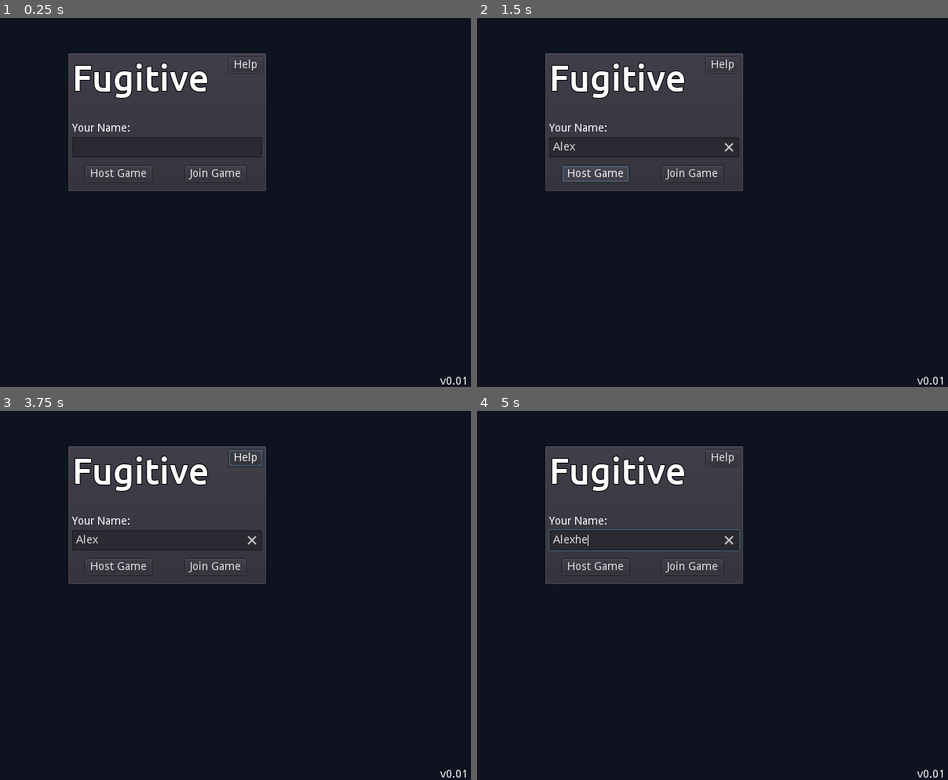
Above: before the commit, frames 1-4 (two rows, left to right).
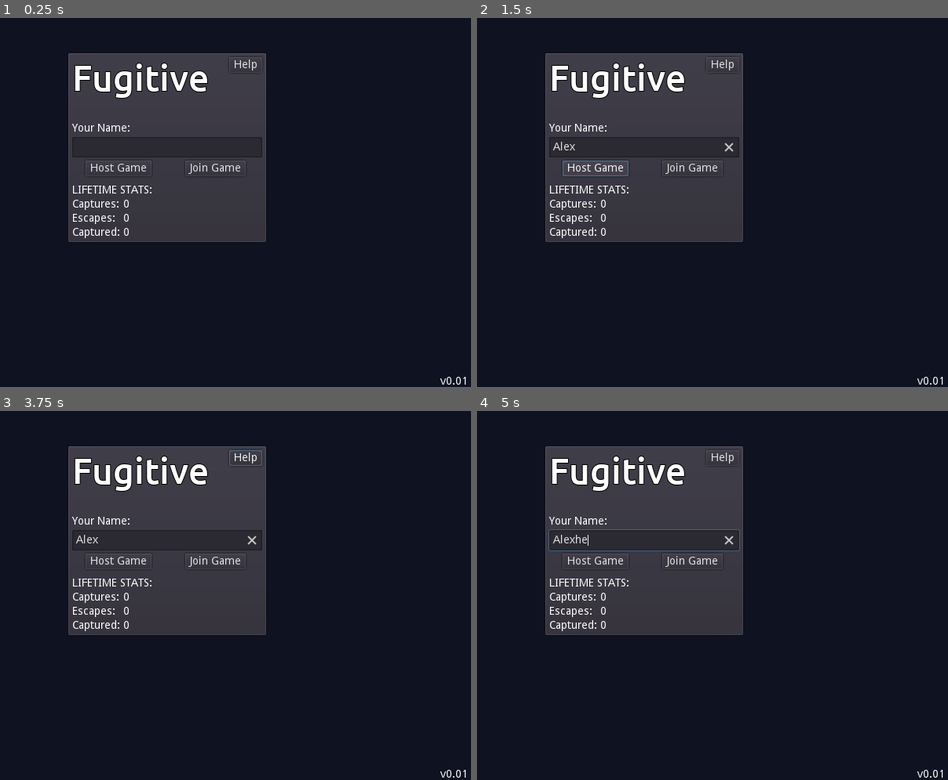
Above: after the commit, the same moments.

Repository: FugitiveTheGame/Fugitive
Game: Godot game, scene res://screens/mainmenu/MainMenu.tscn
Same seed, same stepped clock (60 frames per second), same inputs: the game is played once before the commit and once after it.
Inputs (mouse positions are in pixels of both pictures, inside the frame that each line leads up to):
- Up to frame 1 (0.25 s): no input
- Up to frame 2 (1.5 s): click (646, 147) at 0.52 s; type "Alex" at 0.6 s; click "Host Game" at 1.25 s
- Up to frame 3 (3.75 s): click "Help" at 2 s; click "Join Game" at 2.75 s; tap Enter at 3.5 s; hold Right (ui_right) from 3.53 s (still down); hold E (use) from 3.53 s (still down)
- Up to frame 4 (5 s): release Right (ui_right) at 4.28 s; release E (use) at 4.28 s; hold Down (ui_down) from 4.28 s (still down); tap H (car_horn) at 4.35 s; tap E (use) at 4.55 s

The runs differ from the first frame. In frame 1, 6.3% of the frame differs, in the area x 14-57%, y 38-61%; in frame 2, 6.4%; in frame 3, 6.3%; in frame 4, 6.3%.

Commit message:
Adding lifetime stats, different user files for command line launches

Diff:
--- a/global/Network.gd
+++ b/global/Network.gd
@@ -46,7 +46,8 @@
 		rpc('set_player_data', player_id, dto)
 
 remote func set_player_data(playerId: int, playerDto: Dictionary):
-	var playerData = player_data_from_DTO(playerDto)
+	var playerData = PlayerLobbyData.new()
+	playerData.fromDTO(playerDto)
 	players[playerId] = playerData
 	emit_signal('player_updated', playerId, self.players[playerId])
 
@@ -123,13 +124,15 @@
 		rpc_id(newPlayerId, 'on_new_player_client', playerId, existingPlayer.toDTO())
 
 	# Register the new player and tell all the new clients about them
-	var playerDataReal := player_data_from_DTO(playerDataDTO)
+	var playerDataReal := PlayerLobbyData.new()
+	playerDataReal.fromDTO(playerDataDTO)
 	self.players[newPlayerId] = playerDataReal
 	rpc('on_new_player_client', newPlayerId, playerDataDTO)
 	emit_signal('new_player_registered', newPlayerId, playerDataReal)
 
 remote func on_new_player_client(newPlayerId: int, playerDataDTO: Dictionary):
-	var playerDataReal := player_data_from_DTO(playerDataDTO)
+	var playerDataReal := PlayerLobbyData.new()
+	playerDataReal.fromDTO(playerDataDTO)
 	self.players[newPlayerId] = playerDataReal
 	emit_signal('new_player_registered', newPlayerId, playerDataReal)
 
@@ -181,15 +184,6 @@
 	# If we have a more legit "game management" class, this could instead signal to that class
 	assert(get_tree().change_scene('res://screens/mainmenu/MainMenu.tscn') == OK)
 
-static func player_data_from_DTO(dict: Dictionary) -> PlayerLobbyData:
-	var result := PlayerLobbyData.new()
-	result.name = dict.name
-	result.position = dict.position
-	result.lobby_type = dict.lobby_type
-	result.stats = dict.stats
-	result.assigned_type = dict.assigned_type
-	return result
-
 func enable_upnp():
 	if upnp.get_device_count() > 0:
 		upnp.add_port_mapping(DEFAULT_PORT)
--- a/global/PlayerLobbyData.gd
+++ b/global/PlayerLobbyData.gd
@@ -15,11 +15,7 @@
 var assigned_type: int
 
 # Various stats about this player.
-var stats = {
-	seeker_captures = 0,
-	hider_captures = 0,
-	hider_escapes = 0
-}
+var stats := PlayerStats.new()
 
 func _init():
 	self.name = ""
@@ -35,7 +31,15 @@
 		name = self.name,
 		position = self.position,
 		lobby_type = self.lobby_type,
-		stats = self.stats,
+		stats = self.stats.toDTO(),
 		assigned_type = self.assigned_type
 	}
 	return result
+
+func fromDTO(dict: Dictionary):
+	self.name = dict.name
+	self.position = dict.position
+	self.lobby_type = dict.lobby_type
+	self.assigned_type = dict.assigned_type
+	self.stats = PlayerStats.new()
+	self.stats.fromDTO(dict.stats)
--- /dev/null
+++ b/global/PlayerStats.gd
@@ -0,0 +1,24 @@
+extends Object
+class_name PlayerStats
+
+var seeker_captures : int = 0
+var hider_captures : int = 0
+var hider_escapes : int = 0
+
+func toDTO() -> Dictionary:
+	var result = {
+		seeker_captures = self.seeker_captures,
+		hider_captures = self.hider_captures,
+		hider_escapes = self.hider_escapes
+	}
+	return result
+
+func fromDTO(dto: Dictionary):
+	self.seeker_captures = int(dto.seeker_captures);
+	self.hider_captures = int(dto.hider_captures);
+	self.hider_escapes = int(dto.hider_escapes);
+
+func addStats(newStats: PlayerStats):
+	self.seeker_captures += newStats.seeker_captures;
+	self.hider_captures += newStats.hider_captures;
+	self.hider_escapes += newStats.hider_escapes;
--- a/global/UserData.gd
+++ b/global/UserData.gd
@@ -2,20 +2,24 @@
 
 const GAME_VERSION := '0.01'
 
-const file_name := 'user://user_data.json'
+var file_name := 'user://user_data.json'
 
 var data = get_default_data()
 
 static func get_default_data():
 	var default = {
 		user_name = '',
-		last_ip = Network.DEFAULT_IP
+		last_ip = Network.DEFAULT_IP,
+		lifetime_stats = PlayerStats.new().toDTO()
 	}
 
 	return default
 
-func _ready():
-	load_data()
+func add_to_stats(newStats: PlayerStats):
+	var stats := PlayerStats.new()
+	stats.fromDTO(self.data.lifetime_stats)
+	stats.addStats(newStats)
+	self.data.lifetime_stats = stats.toDTO()
 
 func load_data():
 	print('Loading user data...')
--- a/maps/base/BaseMap.gd
+++ b/maps/base/BaseMap.gd
@@ -180,6 +180,9 @@
 		self.winner = Network.PlayerType.Hider
 		$UiLayer/GameOverDialog/VBoxContainer/WinnerLabel.text = "Fugitives win!"
 
+	var currentPlayerId := Network.get_current_player_id()
+	var statsForCurrentPlayer := PlayerStats.new()
+
 	# Seeker section label
 	var summaryBbcode: String
 	summaryBbcode = "[u]Cops:[/u]\n"
@@ -191,6 +194,10 @@
 		var playerData = Network.players[playerId]
 
 		playerData.stats.seeker_captures += seeker.num_captures
+
+		if (playerId == currentPlayerId):
+			statsForCurrentPlayer.seeker_captures += seeker.num_captures
+
 		summaryBbcode += "  %s - %d captures\n" % [playerData.name, seeker.num_captures]
 
 	summaryBbcode += "\n\n"
@@ -202,20 +209,32 @@
 	var hiders := get_tree().get_nodes_in_group(Groups.HIDERS)
 	for hider in hiders:
 		var playerId = hider.get_network_master()
-		var playerData = Network.players[playerId]
+		var playerData: PlayerLobbyData = Network.players[playerId]
 
 		var statusText: String
 		if hider.frozen:
 			playerData.stats.hider_captures += 1
+
+			if (playerId == currentPlayerId):
+				statsForCurrentPlayer.hider_captures += 1
+
 			statusText = 'Captured'
 		else:
 			playerData.stats.hider_escapes += 1
+
+			if (playerId == currentPlayerId):
+				statsForCurrentPlayer.hider_escapes += 1
+
 			statusText = 'Escaped!'
 
 		summaryBbcode += "  %s - [i]%s[/i]" % [playerData.name, statusText]
 
 	var playerSummaryContainer = $UiLayer/GameOverDialog/VBoxContainer/PlayerSummary
 	playerSummaryContainer.bbcode_text = summaryBbcode
+
+	# Save the stats for your own data
+	UserData.add_to_stats(statsForCurrentPlayer)
+	UserData.save_data()
 
 	$UiLayer/GameOverDialog.popup_centered()
 
--- a/project.godot
+++ b/project.godot
@@ -29,6 +29,11 @@
 "language": "GDScript",
 "path": "res://global/PlayerLobbyData.gd"
 }, {
+"base": "Object",
+"class": "PlayerStats",
+"language": "GDScript",
+"path": "res://global/PlayerStats.gd"
+}, {
 "base": "Player",
 "class": "Seeker",
 "language": "GDScript",
@@ -49,6 +54,7 @@
 "Hider": "",
 "Player": "",
 "PlayerLobbyData": "",
+"PlayerStats": "",
 "Seeker": "",
 "SpawnPoint": "",
 "StreetLight": ""
--- a/screens/mainmenu/MainMenu.gd
+++ b/screens/mainmenu/MainMenu.gd
@@ -17,11 +17,6 @@
 	assert(get_tree().connect("connection_failed", self, "connection_failed") == OK)
 	assert(get_tree().connect("network_peer_disconnected", self, "network_peer_disconnected") == OK)
 	assert(get_tree().connect("server_disconnected", self, "server_disconnected") == OK)
-	serverIpEditText.text = UserData.data.last_ip
-
-	playerName = UserData.data.user_name
-	$PanelContainer/VBoxContainer/PlayerNameTextEdit.text = playerName
-	$GameVersionLabel.text = "v%s" % UserData.GAME_VERSION
 
 	var args := OS.get_cmdline_args()
 	print("Command Line args: %d" % [args.size()])
@@ -33,13 +28,27 @@
 			match keyValuePair[0]:
 				"--name":
 					playerName = keyValuePair[1]
+					# Also override the default file save path so each test user has its own settings.
+					UserData.file_name = 'user://user_data-%s.json' % playerName
 				"--ip":
 					serverIpEditText.text = keyValuePair[1]
 				_:
 					print("UNKNOWN ARGUMENT %s" % keyValuePair[0])
 
-		$PanelContainer/VBoxContainer/PlayerNameTextEdit.text = playerName
+	# Load either the default data, or custom data
+	UserData.load_data()
+
+	if (args.size() > 0):
 		assert(Network.join_game(playerName, serverIpEditText.text))
+	else:
+		serverIpEditText.text = UserData.data.last_ip
+		playerName = UserData.data.user_name
+
+	$PanelContainer/VBoxContainer/PlayerNameTextEdit.text = playerName
+	$GameVersionLabel.text = "v%s" % UserData.GAME_VERSION
+	$PanelContainer/VBoxContainer/StatsReadoutContainer/GridContainer/LabelCaptures.text = str(UserData.data.lifetime_stats.seeker_captures)
+	$PanelContainer/VBoxContainer/StatsReadoutContainer/GridContainer/LabelEscapes.text = str(UserData.data.lifetime_stats.hider_escapes)
+	$PanelContainer/VBoxContainer/StatsReadoutContainer/GridContainer/LabelCaptured.text = str(UserData.data.lifetime_stats.hider_captures)
 
 func _exit_tree():
 	# Save any user data that changed
--- a/screens/mainmenu/MainMenu.tscn
+++ b/screens/mainmenu/MainMenu.tscn
@@ -14,7 +14,7 @@
 margin_left = -128.0
 margin_top = -128.0
 margin_right = 128.0
-margin_bottom = 52.0
+margin_bottom = 117.0
 size_flags_horizontal = 3
 size_flags_vertical = 3
 __meta__ = {
@@ -25,7 +25,7 @@
 margin_left = 7.0
 margin_top = 7.0
 margin_right = 249.0
-margin_bottom = 173.0
+margin_bottom = 238.0
 size_flags_horizontal = 3
 size_flags_vertical = 3
 
@@ -33,8 +33,6 @@
 margin_right = 242.0
 margin_bottom = 80.0
 rect_min_size = Vector2( 0, 80 )
-size_flags_horizontal = 3
-size_flags_vertical = 3
 
 [node name="TitleLabel" type="Label" parent="PanelContainer/VBoxContainer/TitleContainer"]
 margin_right = 196.0
@@ -70,39 +68,99 @@
 [node name="HBoxContainer" type="HBoxContainer" parent="PanelContainer/VBoxContainer"]
 margin_top = 130.0
 margin_right = 242.0
-margin_bottom = 166.0
-size_flags_horizontal = 3
-size_flags_vertical = 3
+margin_bottom = 150.0
+size_flags_horizontal = 3
+size_flags_vertical = 2
 alignment = 1
 
 [node name="CenterHost" type="CenterContainer" parent="PanelContainer/VBoxContainer/HBoxContainer"]
 margin_right = 119.0
-margin_bottom = 36.0
+margin_bottom = 20.0
 size_flags_horizontal = 3
 size_flags_vertical = 3
 
 [node name="HostGameButton" type="Button" parent="PanelContainer/VBoxContainer/HBoxContainer/CenterHost"]
 margin_left = 17.0
-margin_top = 8.0
 margin_right = 101.0
-margin_bottom = 28.0
+margin_bottom = 20.0
 size_flags_vertical = 0
 text = "Host Game"
 
 [node name="CenterJoin" type="CenterContainer" parent="PanelContainer/VBoxContainer/HBoxContainer"]
 margin_left = 123.0
 margin_right = 242.0
-margin_bottom = 36.0
+margin_bottom = 20.0
 size_flags_horizontal = 3
 size_flags_vertical = 3
 
 [node name="JoinGameButton" type="Button" parent="PanelContainer/VBoxContainer/HBoxContainer/CenterJoin"]
 margin_left = 21.0
-margin_top = 8.0
 margin_right = 98.0
-margin_bottom = 28.0
+margin_bottom = 20.0
 size_flags_vertical = 0
 text = "Join Game"
+
+[node name="StatsReadoutContainer" type="VBoxContainer" parent="PanelContainer/VBoxContainer"]
+margin_top = 163.0
+margin_right = 242.0
+margin_bottom = 231.0
+size_flags_horizontal = 3
+size_flags_vertical = 3
+
+[node name="Label" type="Label" parent="PanelContainer/VBoxContainer/StatsReadoutContainer"]
+margin_right = 242.0
+margin_bottom = 14.0
+text = "Lifetime Stats:"
+uppercase = true
+
+[node name="GridContainer" type="GridContainer" parent="PanelContainer/VBoxContainer/StatsReadoutContainer"]
+margin_left = 10.0
+margin_top = 18.0
+margin_right = 242.0
+margin_bottom = 68.0
+size_flags_horizontal = 3
+size_flags_vertical = 3
+columns = 2
+
+[node name="Label" type="Label" parent="PanelContainer/VBoxContainer/StatsReadoutContainer/GridContainer"]
+margin_right = 61.0
+margin_bottom = 14.0
+text = "Captures:"
+
+[node name="LabelCaptures" type="Label" parent="PanelContainer/VBoxContainer/StatsReadoutContainer/GridContainer"]
+margin_left = 65.0
+margin_right = 232.0
+margin_bottom = 14.0
+size_flags_horizontal = 3
+text = "0"
+
+[node name="Label3" type="Label" parent="PanelContainer/VBoxContainer/StatsReadoutContainer/GridContainer"]
+margin_top = 18.0
+margin_right = 61.0
+margin_bottom = 32.0
+text = "Escapes:	"
+
+[node name="LabelEscapes" type="Label" parent="PanelContainer/VBoxContainer/StatsReadoutContainer/GridContainer"]
+margin_left = 65.0
+margin_top = 18.0
+margin_right = 232.0
+margin_bottom = 32.0
+size_flags_horizontal = 3
+text = "0"
+
+[node name="Label5" type="Label" parent="PanelContainer/VBoxContainer/StatsReadoutContainer/GridContainer"]
+margin_top = 36.0
+margin_right = 61.0
+margin_bottom = 50.0
+text = "Captured:"
+
+[node name="LabelCaptured" type="Label" parent="PanelContainer/VBoxContainer/StatsReadoutContainer/GridContainer"]
+margin_left = 65.0
+margin_top = 36.0
+margin_right = 232.0
+margin_bottom = 50.0
+size_flags_horizontal = 3
+text = "0"
 
 [node name="JoinGameDialog" type="WindowDialog" parent="."]
 margin_left = 289.256
Not shown, changed: run_clients.bat
